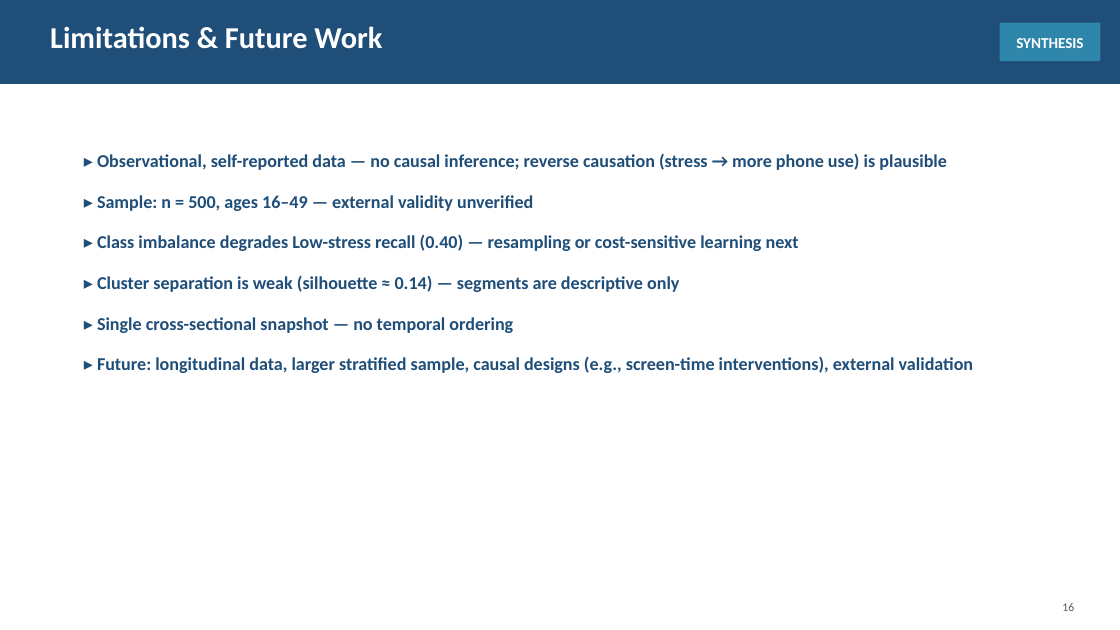
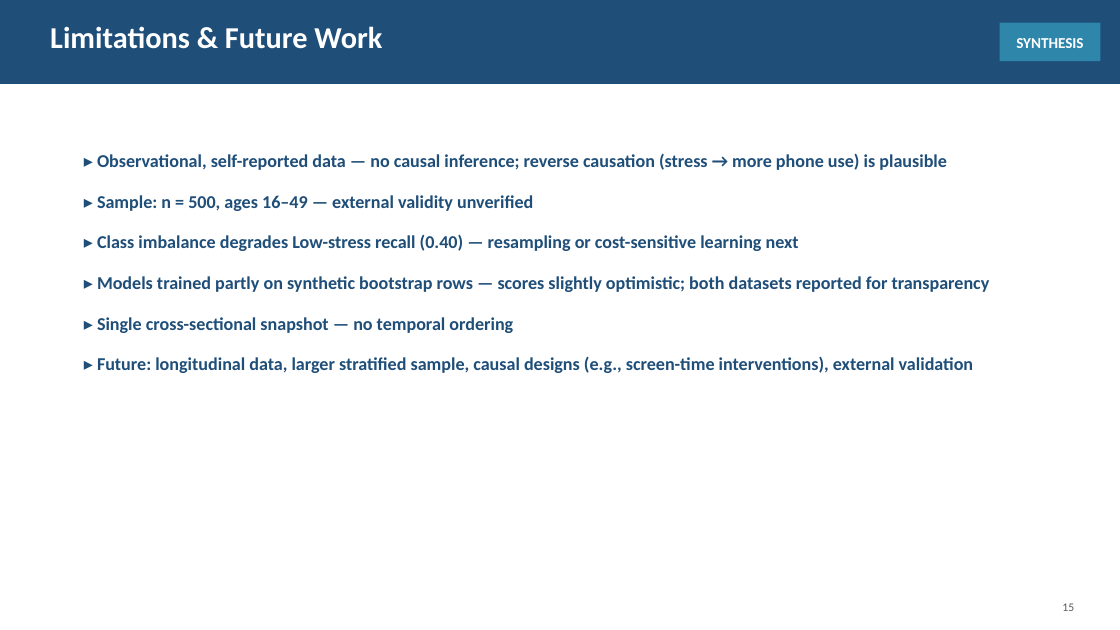
Before and after one commit to jaismine19/social-media-stress-analysis, a slide deck: slide 15 of presentation/Social_Media_Stress_Presentation.pptx (slide 16 before the commit). Drawn at 1120x630 pixels with LibreOffice and Linux fonts; fonts in the diff are those of the drawing. Boxes give left, top, right and bottom in pixels: in the first picture for what was removed or moved away, otherwise in the second. Text is boxed around its words. In the diff, an @@ line names an element or a change of style, - is before the commit and + after.

Commit message:
Update presentation to two-model design: single linear regression, remove clustering slide

```diff
--- a/presentation/Social_Media_Stress_Presentation.pptx
+++ b/presentation/Social_Media_Stress_Presentation.pptx
@@ text at (x1=97, y1=276, x2=990, y2=292): text changed @@
-▸ Cluster separation is weak (silhouette ≈ 0.14) — segments are descriptive only
+▸ Models trained partly on synthetic bootstrap rows — scores slightly optimistic; both datasets reported for transparency
@@ text at (x1=1062, y1=603, x2=1074, y2=611): text changed @@
-16
+15
```
Also in this commit, not shown: 9 other slides changed, 1 slide added, 2 slides removed, 2 other files.
